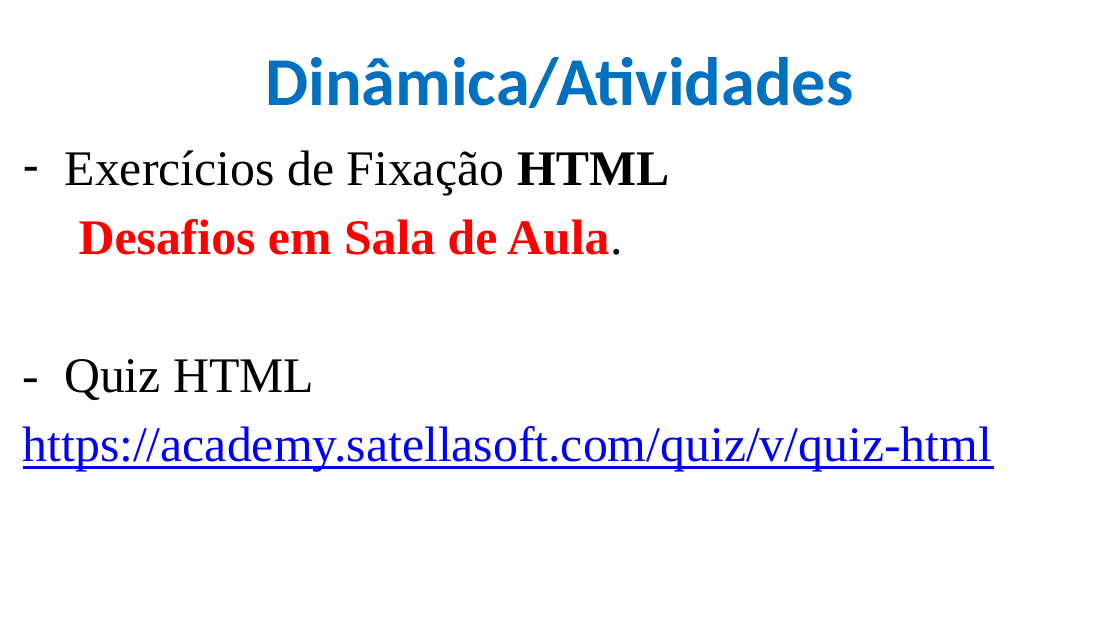
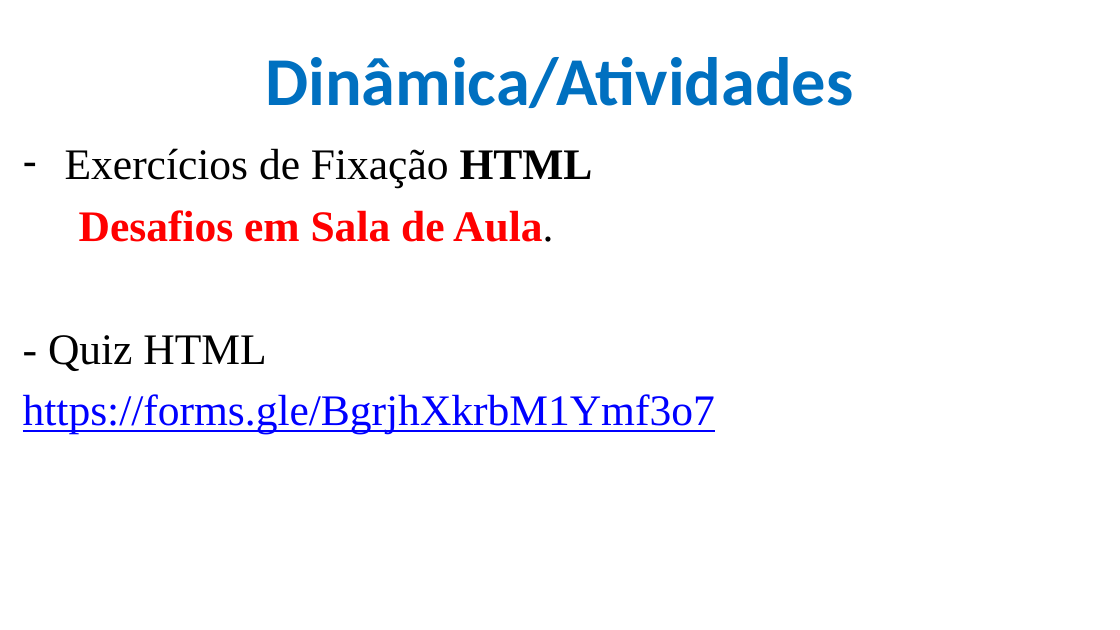
Before and after one commit to CloudEducationBrazil/WydenDesenvolvimentoWebJAVA, a slide deck: slide 54 of 01 Classes/frontend/Aula 03 Desenvolvimento de Software Java - HTML.pptx (slide 31 before the commit). Drawn at 1120x630 pixels with LibreOffice and Linux fonts; fonts in the diff are those of the drawing; background and template pictures are left out. Boxes give left, top, right and bottom in pixels: in the first picture for what was removed or moved away, otherwise in the second. Text is boxed around its words. In the diff, an @@ line names an element or a change of style, - is before the commit and + after.

```diff
--- a/01 Classes/frontend/Aula 03 Desenvolvimento de Software Java - HTML.pptx
+++ b/01 Classes/frontend/Aula 03 Desenvolvimento de Software Java - HTML.pptx
@@ text at <box>48,148,593,371</box>: size 32 to 28 pt in "Exercícios de Fixação HTML", "Desafios em Sala de Aula.", "- Quiz HTML" @@
@@ text at <box>23,394,715,434</box>: text changed; size 32 to 28 pt @@
-https://academy.satellasoft.com/quiz/v/quiz-html
+https://forms.gle/BgrjhXkrbM1Ymf3o7
```
Also in this commit, not shown: 1 other slide changed, 48 slides added, 25 slides removed, 38 other files.
